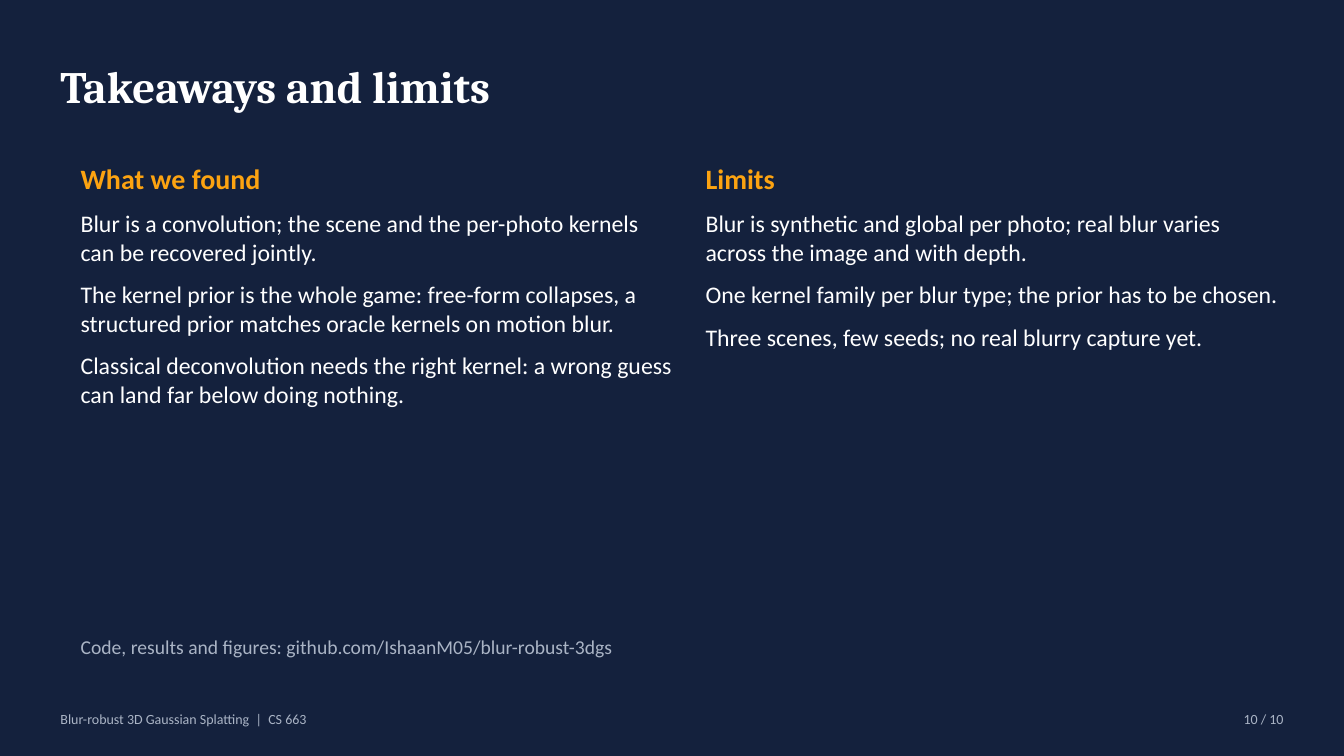
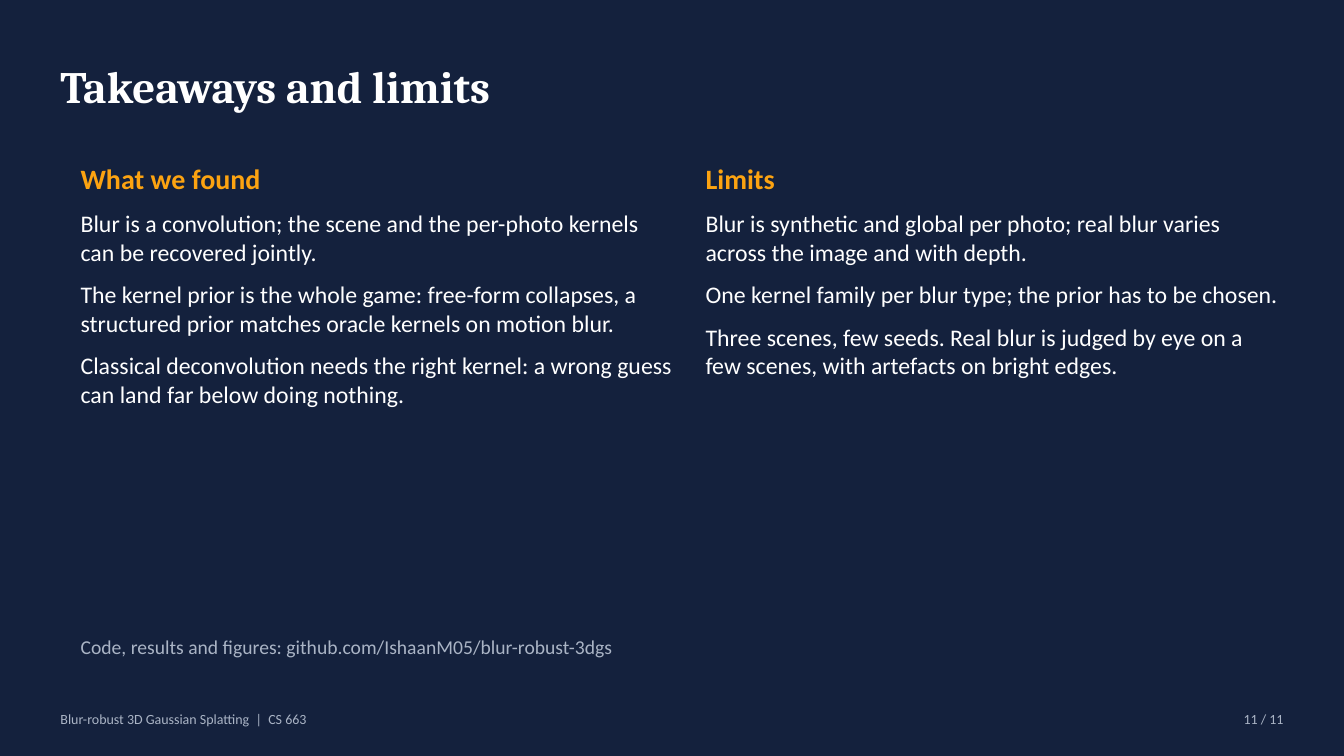
Before and after one commit to IshaanM05/blur-robust-3dgs, a slide deck: slide 11 of docs/slides.pptx (slide 10 before the commit). Drawn at 1344x756 pixels with LibreOffice and Linux fonts; fonts in the diff are those of the drawing. Boxes give left, top, right and bottom in pixels: in the first picture for what was removed or moved away, otherwise in the second. Text is boxed around its words. In the diff, an @@ line names an element or a change of style, - is before the commit and + after.

Commit message:
Add real-photograph results to the README, report and slides

```diff
--- a/docs/slides.pptx
+++ b/docs/slides.pptx
@@ text at (706,329,1242,378): text changed @@
-Three scenes, few seeds; no real blurry capture yet.
+Three scenes, few seeds. Real blur is judged by eye on a few scenes, with artefacts on bright edges.
@@ text at (1244,715,1283,724): text changed @@
-10 / 10
+11 / 11
```
Also in this commit, not shown: 9 other slides changed, 1 slide added, 5 other files.
